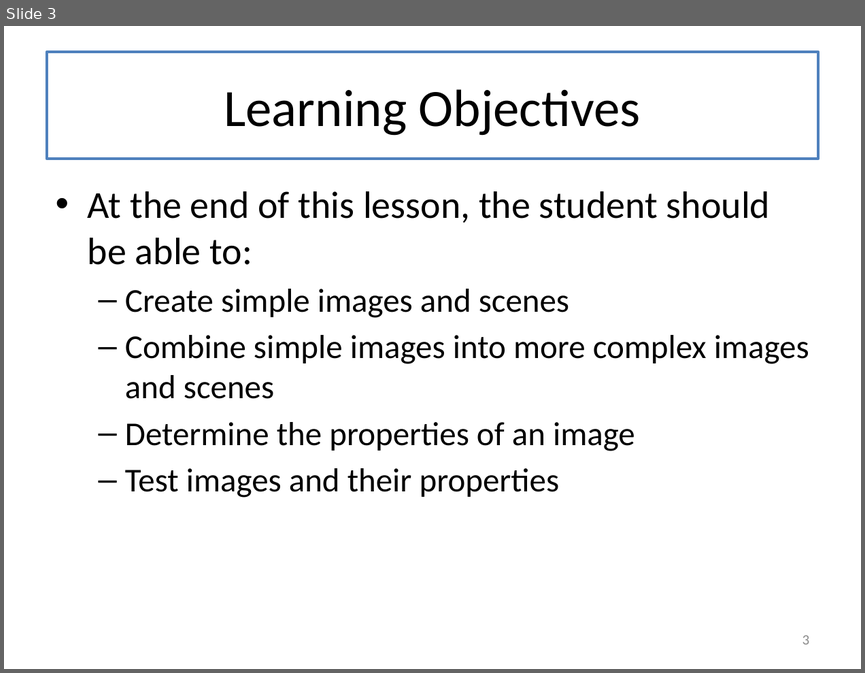
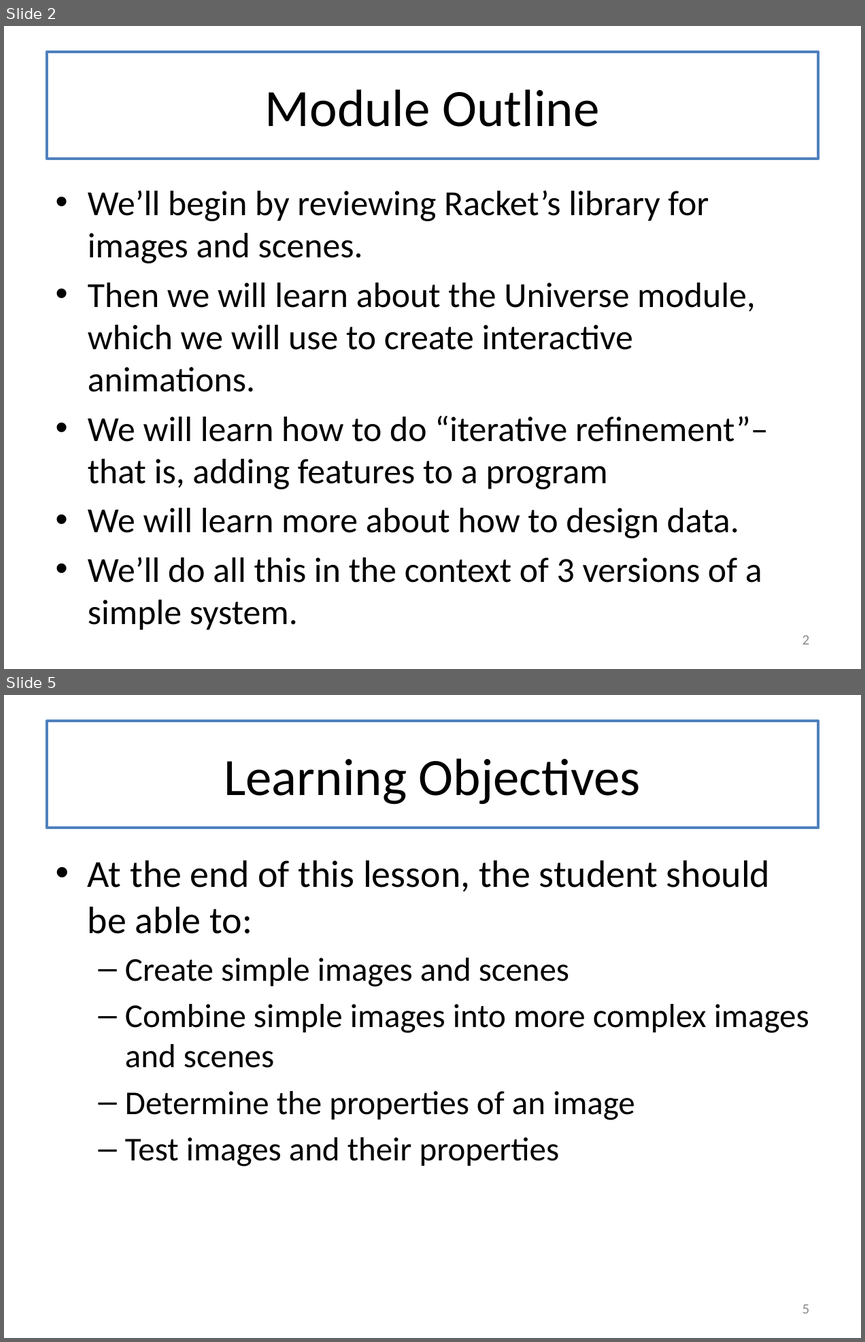
Before and after one commit to mwand/cs5010f17, a slide deck: Slides/Lesson 3.1 Working with images and scenes.pptx. Shown one above the other, each under a label of ours: slide 3 before the commit, slides 2 and 5 after it; the slides between them are not shown. The pictures are 865x673 and 865x1342 pixels, drawn with LibreOffice and Linux fonts; fonts in the diff are those of the drawing. Boxes give left, top, right and bottom in pixels: in the first picture for what was removed or moved away, otherwise in the second. Text is boxed around its words. In the diff, an @@ line names an element or a change of style, - is before the commit and + after.

```diff
--- a/Slides/Lesson 3.1 Working with images and scenes.pptx
+++ b/Slides/Lesson 3.1 Working with images and scenes.pptx
@@ slide 2 added at [4, 26, 861, 669], background #FFFFFF @@
@@ title added at [47, 52, 818, 159], fill #FFFFFF, outline #4F81BD 2.25 pt, 44 pt, text #000000 @@
+Module Outline
@@ text added at [88, 190, 768, 582], 29.6 pt, text #000000 @@
+• We’ll begin by reviewing Racket’s library for images and scenes.
+• Then we will learn about the Universe module, which we will use to create interactive animations.
+• We will learn how to do “iterative refinement”– that is, adding features to a program
+• We will learn more about how to design data.
+• We’ll do all this in the context of 3 versions of a simple system.
@@ page number added at [802, 635, 810, 644], 12 pt, text #8C8C8C @@
+2
@@ what was slide 3 is now slide 5 @@
@@ page number at [802, 1304, 810, 1313]: text changed @@
-3
+5
```
Also in this commit, not shown: 10 slides changed, 1 other slide added, 1 slide removed, 21 other files.
